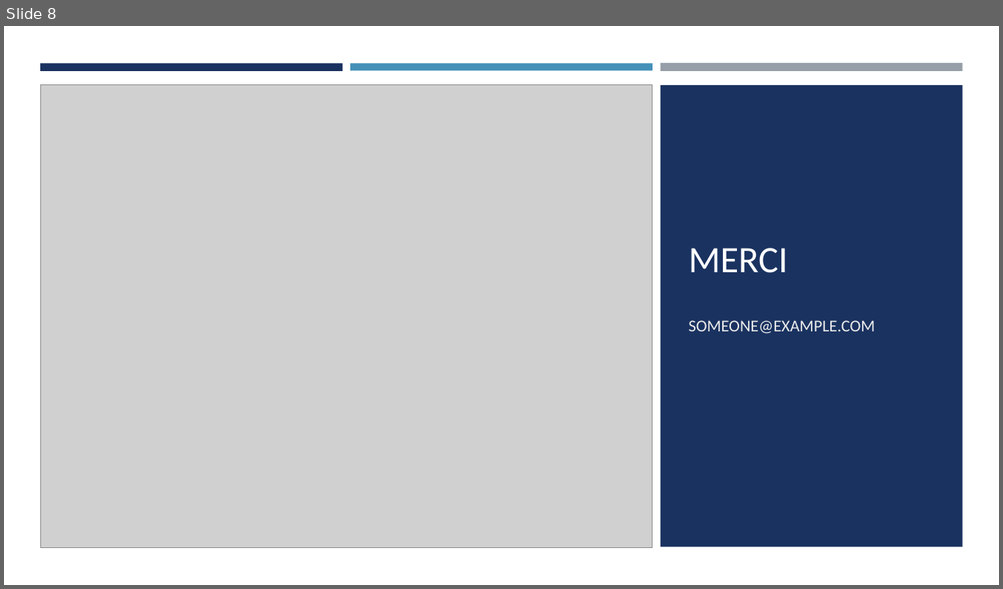
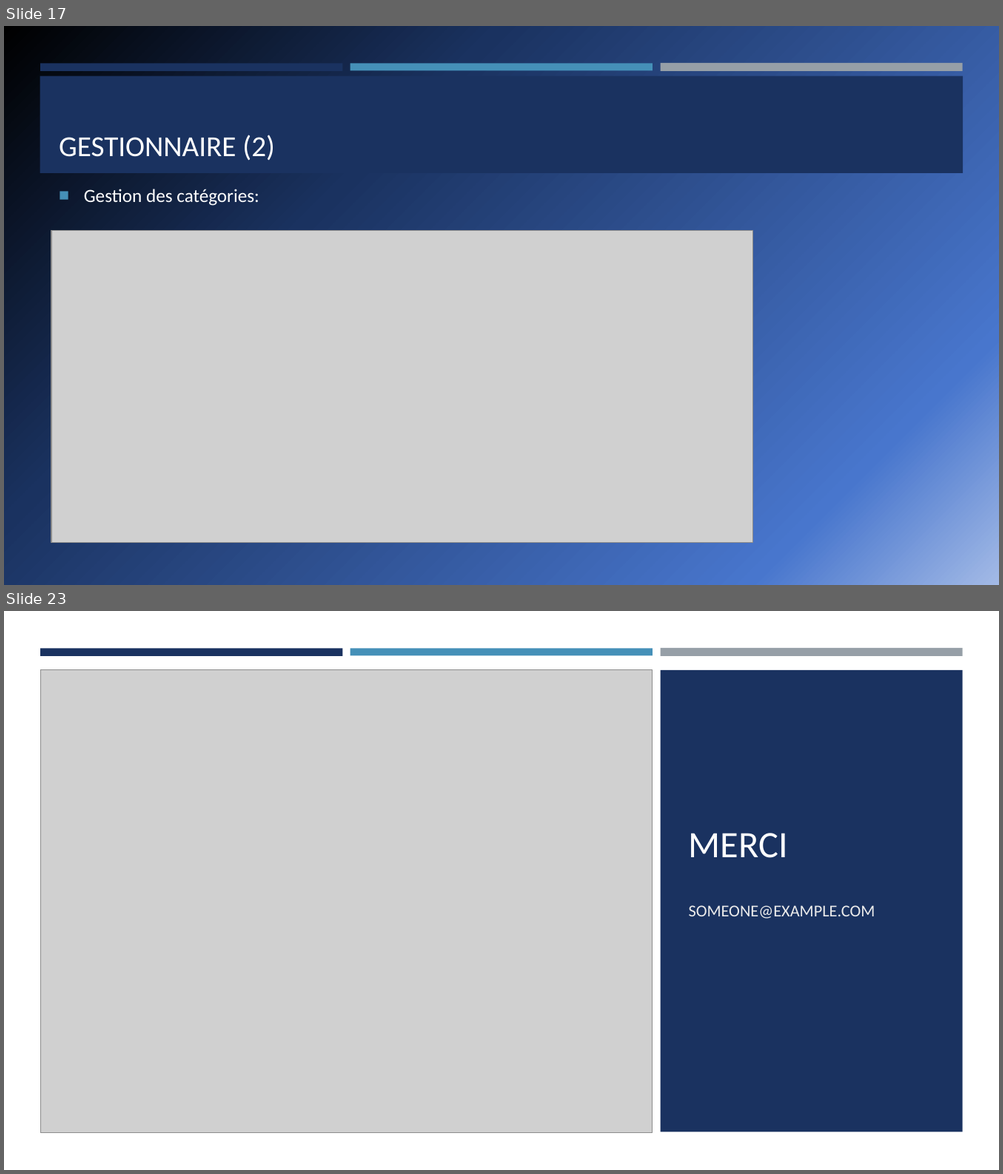
Before and after one commit to Rmoney3663/PROJET-COMMERCE-ELECTRONIQUE-1, a slide deck: PresentationFinalePetitesPuces.pptx. Shown one above the other, each under a label of ours: slide 8 before the commit, slides 17 and 23 after it; the slides between them are not shown. The pictures are 1003x589 and 1003x1174 pixels, drawn with LibreOffice and Linux fonts; fonts in the diff are those of the drawing; grey boxes stand for pictures. Boxes give left, top, right and bottom in pixels: in the first picture for what was removed or moved away, otherwise in the second. Text is boxed around its words. In the diff, an @@ line names an element or a change of style, - is before the commit and + after.

```diff
--- a/PresentationFinalePetitesPuces.pptx
+++ b/PresentationFinalePetitesPuces.pptx
@@ slide 17 added at (4,26,999,585), background gradient #000000 to #1A3260 to #4876CD to #A3BAE6 @@
@@ rectangle added at (40,63,343,70), fill #1A3260 @@
@@ rectangle added at (350,63,652,70), fill #4590B8 @@
@@ rectangle added at (660,63,962,72), fill #969FA7 @@
@@ rectangle added at (40,76,963,173), fill #1A3260 @@
@@ title added at (59,135,275,161), 28 pt, text #FFFFFF @@
+GESTIONNAIRE (2)
@@ text added at (84,189,259,206), 18 pt, text #FFFFFF @@
+■ Gestion des catégories:
@@ picture added at (52,231,753,543) @@
@@ what was slide 8 is now slide 23 @@
```
Also in this commit, not shown: 4 slides changed, 15 other slides added, 1 slide removed.
